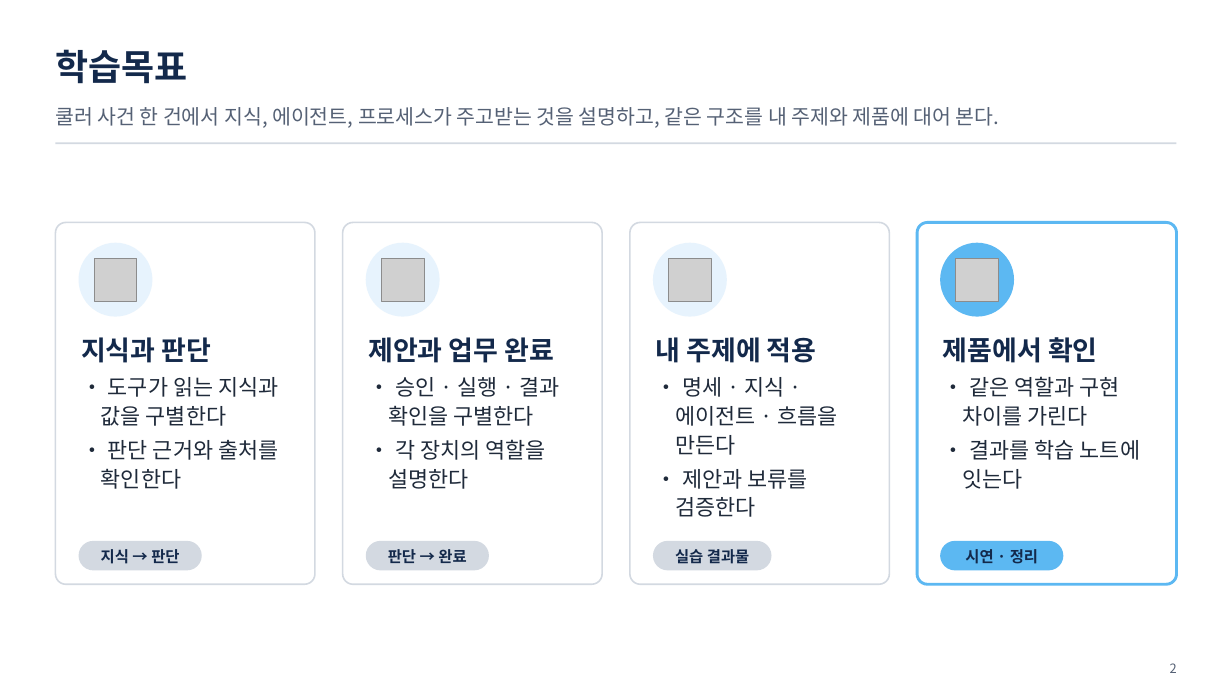
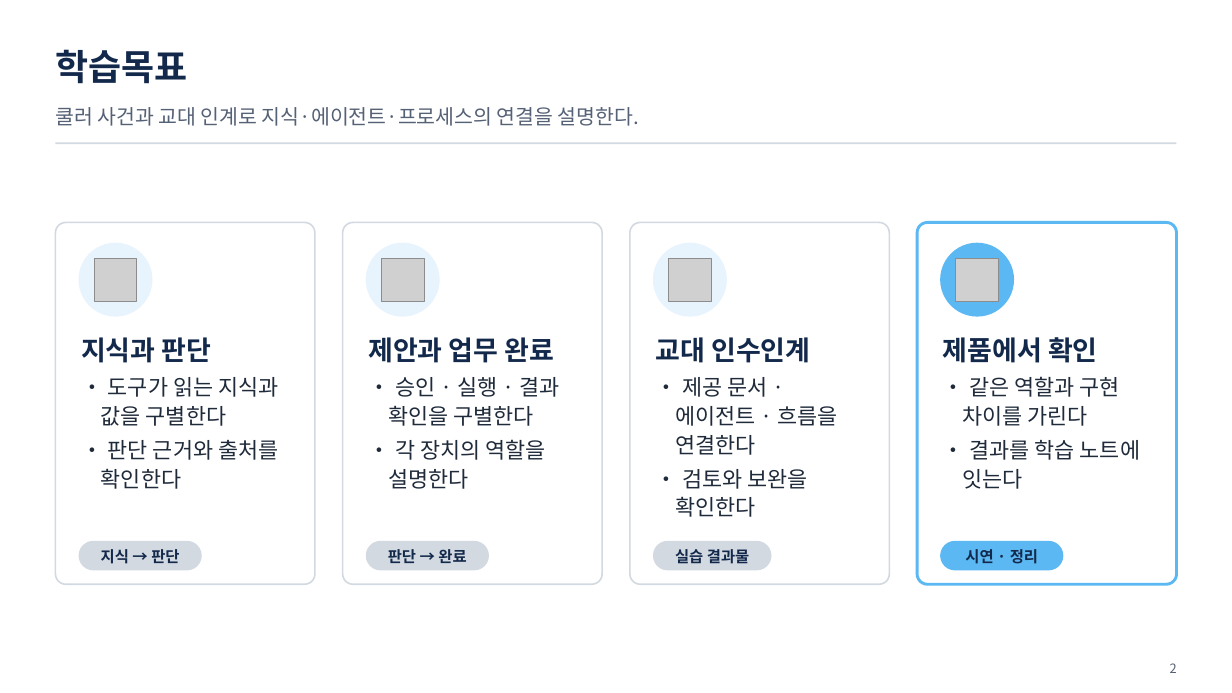
Before and after one commit to uengine-oss/hyd-iot-edu, a slide deck: slide 2 of 산출물/통합반/이론/11회차/통합반_11일차.pptx. Drawn at 1232x693 pixels with LibreOffice and Linux fonts; fonts in the diff are those of the drawing; grey boxes stand for pictures. Boxes give left, top, right and bottom in pixels: in the first picture for what was removed or moved away, otherwise in the second. Text is boxed around its words. In the diff, an @@ line names an element or a change of style, - is before the commit and + after.

Commit message:
온라인 마지막 회차 교재를 교대 인수인계로 갱신

```diff
--- a/산출물/통합반/이론/11회차/통합반_11일차.pptx
+++ b/산출물/통합반/이론/11회차/통합반_11일차.pptx
@@ text at [55,107,639,126]: text changed @@
-쿨러 사건 한 건에서 지식, 에이전트, 프로세스가 주고받는 것을 설명하고, 같은 구조를 내 주제와 제품에 대어 본다.
+쿨러 사건과 교대 인계로 지식·에이전트·프로세스의 연결을 설명한다.
@@ text at [656,337,838,517]: text changed @@
-내 주제에 적용
-• 명세 · 지식 · 에이전트 · 흐름을 만든다
-• 제안과 보류를 검증한다
+교대 인수인계
+• 제공 문서 · 에이전트 · 흐름을 연결한다
+• 검토와 보완을 확인한다
```
Also in this commit, not shown: 9 other slides changed, 2 slides added, 2 slides removed, 31 other files.
